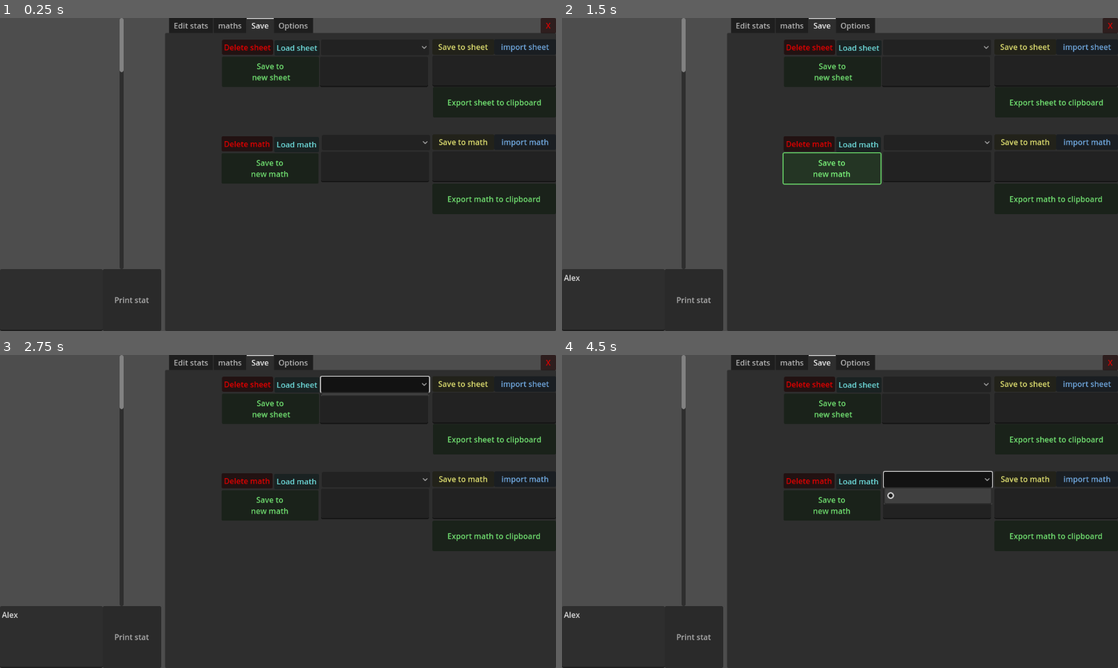
Above: before the commit, frames 1-4 (two rows, left to right).
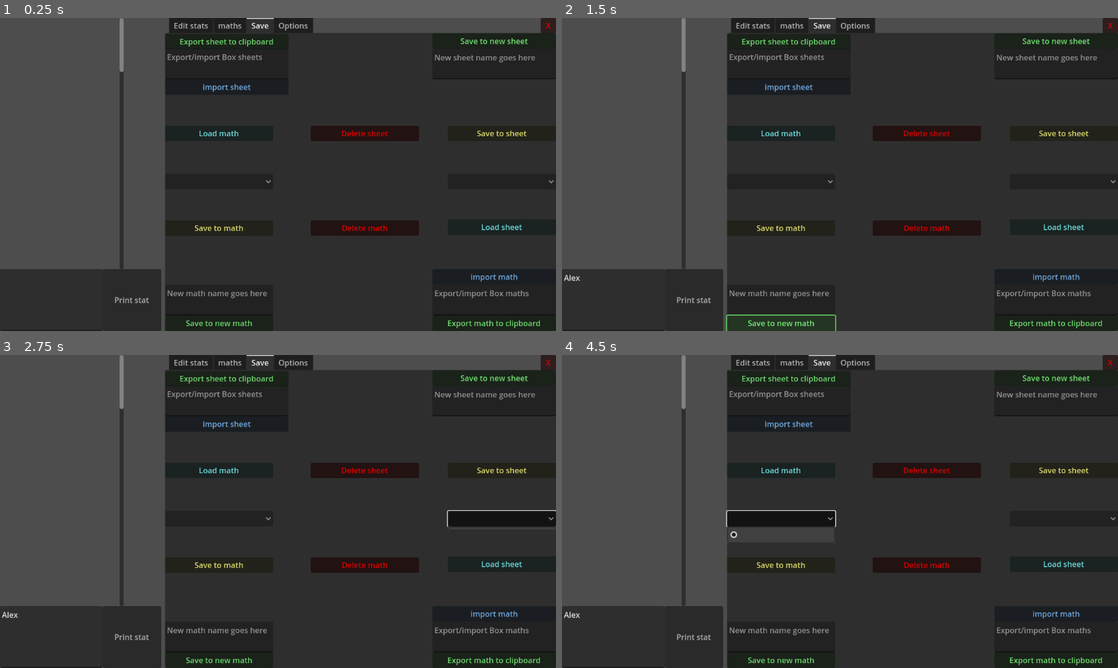
Above: after the commit, the same moments.

Repository: Random31234/huge-numbers-2.0
Game: Godot game, scene res://scenes/main.tscn
The game is run twice, just before and just after one commit, with the same random seed, the same clock (stepped at 60 frames per second) and the same inputs.
Inputs (mouse positions are in pixels of both pictures, inside the frame that each line leads up to; where the layout moved, square brackets give the same spot in the first picture):
- Up to frame 1 (0.25 s): no input
- Up to frame 2 (1.5 s): click (612, 299) at 0.52 s; type "Alex" at 0.6 s; click "Save to new math" at 1.25 s
- Up to frame 3 (2.75 s): click (500, 517) [372, 383] at 2 s
- Up to frame 4 (4.5 s): click "Save to new sheet" at 2.75 s; click "Print stat" at 3.5 s; click (778, 517) [940, 480] at 4.25 s

The runs differ from the first frame. In frame 1, 4.9% of the frame differs, in the area x 29-100%, y 6-100%; in frame 2, 5.2%; in frame 3, 6.2%; in frame 4, 6.3%.

Commit message:
Readjust all objects in save tab
Adjustments are made, will need to examine and see how others feel about it.

Diff:
--- a/scenes/main.tscn
+++ b/scenes/main.tscn
@@ -727,62 +727,57 @@
 
 [node name="maths selector" type="OptionButton" parent="TabContainer/Save/maths"]
 layout_mode = 0
-offset_left = 325.0
-offset_top = 211.0
-offset_right = 549.0
-offset_bottom = 243.0
+offset_top = 292.0
+offset_right = 224.0
+offset_bottom = 324.0
 
 [node name="maths name" type="TextEdit" parent="TabContainer/Save/maths"]
 layout_mode = 0
-offset_left = 323.0
-offset_top = 246.0
-offset_right = 547.0
-offset_bottom = 309.0
+offset_top = 521.0
+offset_right = 224.0
+offset_bottom = 585.0
+placeholder_text = "New math name goes here"
 
 [node name="load maths" type="Button" parent="TabContainer/Save/maths"]
 modulate = Color(0.501961, 1, 1, 1)
 layout_mode = 0
-offset_left = 226.0
-offset_top = 215.0
-offset_right = 319.0
-offset_bottom = 247.0
+offset_top = 192.0
+offset_right = 224.0
+offset_bottom = 224.0
 text = "Load math"
 
 [node name="save to new math" type="Button" parent="TabContainer/Save/maths"]
 modulate = Color(0.501961, 1, 0.501961, 1)
 layout_mode = 0
-offset_left = 117.0
-offset_top = 249.0
-offset_right = 318.0
-offset_bottom = 312.0
-text = "Save to
-new math"
+offset_top = 585.0
+offset_right = 224.0
+offset_bottom = 617.0
+text = "Save to new math"
 
 [node name="delete math" type="Button" parent="TabContainer/Save/maths"]
 modulate = Color(1, 0, 0, 1)
 layout_mode = 0
-offset_left = 117.0
-offset_top = 214.0
-offset_right = 223.0
-offset_bottom = 245.0
+offset_left = 302.0
+offset_top = 388.0
+offset_right = 526.0
+offset_bottom = 420.0
 text = "Delete math"
 
 [node name="Save calculation" type="Button" parent="TabContainer/Save/maths"]
 modulate = Color(1, 1, 0.501961, 1)
 layout_mode = 0
-offset_left = 554.0
-offset_top = 210.0
-offset_right = 682.0
-offset_bottom = 242.0
+offset_top = 388.0
+offset_right = 224.0
+offset_bottom = 420.0
 text = "Save to math"
 
 [node name="import calculation" type="Button" parent="TabContainer/Save/maths"]
 modulate = Color(0.501961, 0.752941, 1, 1)
 layout_mode = 0
-offset_left = 682.0
-offset_top = 210.0
-offset_right = 810.0
-offset_bottom = 242.0
+offset_left = 554.0
+offset_top = 489.0
+offset_right = 810.0
+offset_bottom = 521.0
 text = "import math
 "
 
@@ -790,17 +785,18 @@
 custom_minimum_size = Vector2(256, 64)
 layout_mode = 0
 offset_left = 554.0
-offset_top = 245.0
-offset_right = 810.0
-offset_bottom = 309.0
+offset_top = 521.0
+offset_right = 810.0
+offset_bottom = 585.0
+placeholder_text = "Export/import Box maths"
 
 [node name="export math" type="Button" parent="TabContainer/Save/maths"]
 modulate = Color(0.501961, 1, 0.501961, 1)
 layout_mode = 0
 offset_left = 554.0
-offset_top = 312.0
-offset_right = 810.0
-offset_bottom = 375.0
+offset_top = 585.0
+offset_right = 810.0
+offset_bottom = 617.0
 text = "Export math to clipboard"
 
 [node name="sheets" type="Control" parent="TabContainer/Save" node_paths=PackedStringArray("s", "m", "iEB", "nameBox", "sheetsOptions", "mathsSave")]
@@ -818,78 +814,77 @@
 [node name="Save stats" type="Button" parent="TabContainer/Save/sheets"]
 modulate = Color(1, 1, 0.501961, 1)
 layout_mode = 0
-offset_left = 554.0
-offset_top = 13.0
-offset_right = 682.0
-offset_bottom = 45.0
+offset_left = 586.0
+offset_top = 192.0
+offset_right = 810.0
+offset_bottom = 224.0
 text = "Save to sheet"
 
 [node name="Import sheet" type="Button" parent="TabContainer/Save/sheets"]
 modulate = Color(0.501961, 0.752941, 1, 1)
 layout_mode = 0
-offset_left = 682.0
-offset_top = 13.0
-offset_right = 810.0
-offset_bottom = 45.0
+offset_top = 96.0
+offset_right = 256.0
+offset_bottom = 128.0
 text = "import sheet"
 
 [node name="iEB sheet" type="TextEdit" parent="TabContainer/Save/sheets"]
 custom_minimum_size = Vector2(256, 64)
 layout_mode = 0
+offset_top = 32.0
+offset_right = 256.0
+offset_bottom = 96.0
+placeholder_text = "Export/import Box sheets"
+
+[node name="Save selector" type="OptionButton" parent="TabContainer/Save/sheets"]
+layout_mode = 0
+offset_left = 586.0
+offset_top = 292.0
+offset_right = 810.0
+offset_bottom = 324.0
+
+[node name="Sheet file name" type="TextEdit" parent="TabContainer/Save/sheets"]
+layout_mode = 0
 offset_left = 554.0
-offset_top = 47.0
-offset_right = 810.0
-offset_bottom = 111.0
-
-[node name="Save selector" type="OptionButton" parent="TabContainer/Save/sheets"]
-layout_mode = 0
-offset_left = 323.0
-offset_top = 14.0
-offset_right = 547.0
-offset_bottom = 46.0
-
-[node name="Sheet file name" type="TextEdit" parent="TabContainer/Save/sheets"]
-layout_mode = 0
-offset_left = 321.0
-offset_top = 49.0
-offset_right = 545.0
-offset_bottom = 112.0
+offset_top = 33.0
+offset_right = 810.0
+offset_bottom = 96.0
+placeholder_text = "New sheet name goes here"
 
 [node name="load sheet" type="Button" parent="TabContainer/Save/sheets"]
 modulate = Color(0.501961, 1, 1, 1)
 layout_mode = 0
-offset_left = 227.0
-offset_top = 15.0
-offset_right = 320.0
-offset_bottom = 47.0
+offset_left = 586.0
+offset_top = 386.0
+offset_right = 810.0
+offset_bottom = 418.0
 text = "Load sheet"
 
 [node name="Save to new sheet" type="Button" parent="TabContainer/Save/sheets"]
 modulate = Color(0.501961, 1, 0.501961, 1)
 layout_mode = 0
-offset_left = 118.0
-offset_top = 49.0
-offset_right = 319.0
-offset_bottom = 112.0
-text = "Save to
- new sheet"
+offset_left = 554.0
+offset_top = 1.0
+offset_right = 810.0
+offset_bottom = 33.0
+text = "Save to new sheet"
 
 [node name="Delete sheet" type="Button" parent="TabContainer/Save/sheets"]
 modulate = Color(1, 0, 0, 1)
 layout_mode = 0
-offset_left = 118.0
-offset_top = 14.0
-offset_right = 224.0
-offset_bottom = 45.0
+offset_left = 302.0
+offset_top = 192.0
+offset_right = 526.0
+offset_bottom = 224.0
 text = "Delete sheet"
 
 [node name="export sheet" type="Button" parent="TabContainer/Save/sheets"]
 modulate = Color(0.501961, 1, 0.501961, 1)
-layout_mode = 0
-offset_left = 555.0
-offset_top = 112.0
-offset_right = 810.0
-offset_bottom = 175.0
+custom_minimum_size = Vector2(256, 32)
+layout_mode = 0
+offset_top = 2.0
+offset_right = 256.0
+offset_bottom = 34.0
 text = "Export sheet to clipboard"
 
 [node name="Options" type="Control" parent="TabContainer"]
